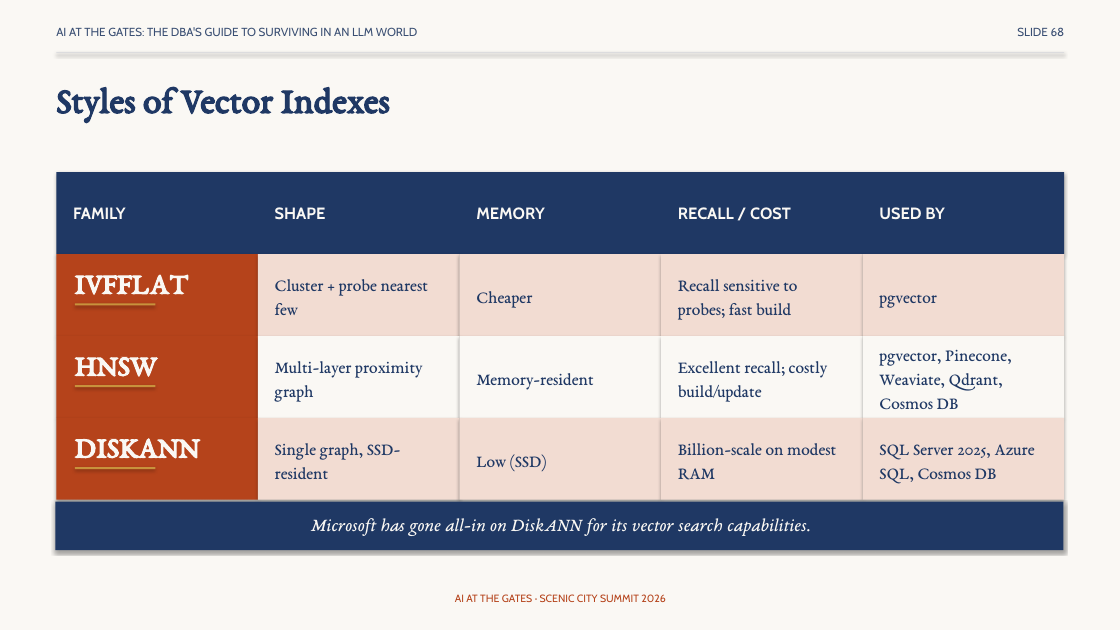
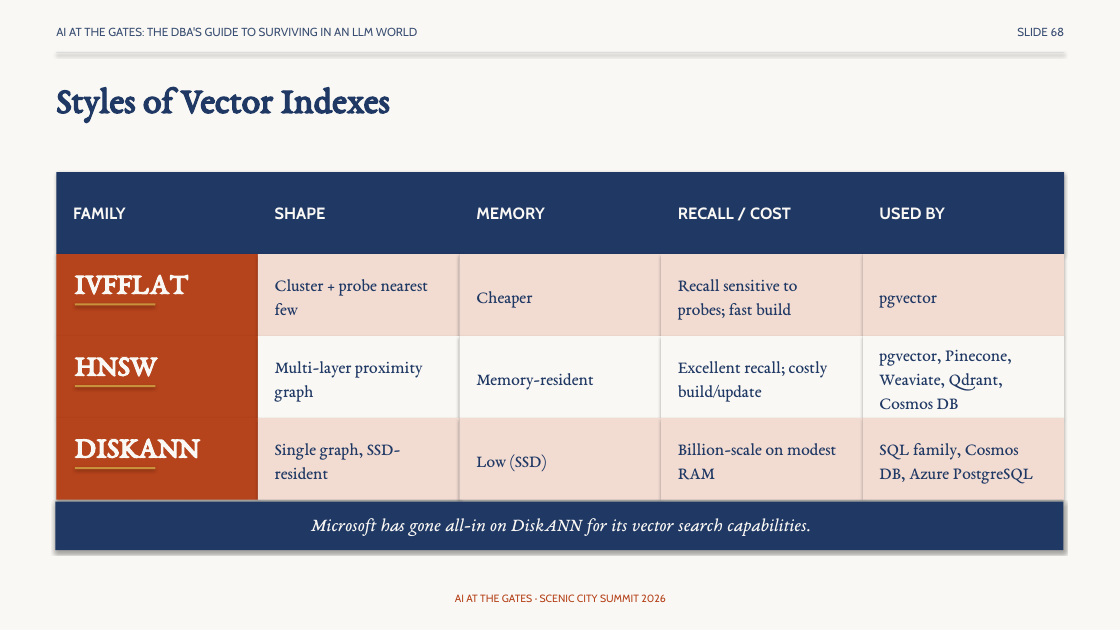
Before and after one commit to feaselkl/AI-at-the-Gates, a slide deck: slide 68 of slides/scenic-city-aigates-precon.pptx. Drawn at 1120x630 pixels with LibreOffice and Linux fonts; fonts in the diff are those of the drawing. Boxes give left, top, right and bottom in pixels: in the first picture for what was removed or moved away, otherwise in the second. Text is boxed around its words. In the diff, an @@ line names an element or a change of style, - is before the commit and + after.

```diff
--- a/slides/scenic-city-aigates-precon.pptx
+++ b/slides/scenic-city-aigates-precon.pptx
@@ text at [879, 443, 1033, 484]: text changed @@
-SQL Server 2025, Azure SQL, Cosmos DB
+SQL family, Cosmos DB, Azure PostgreSQL
```
Also in this commit, not shown: 28 other slides changed, 5 other files.
